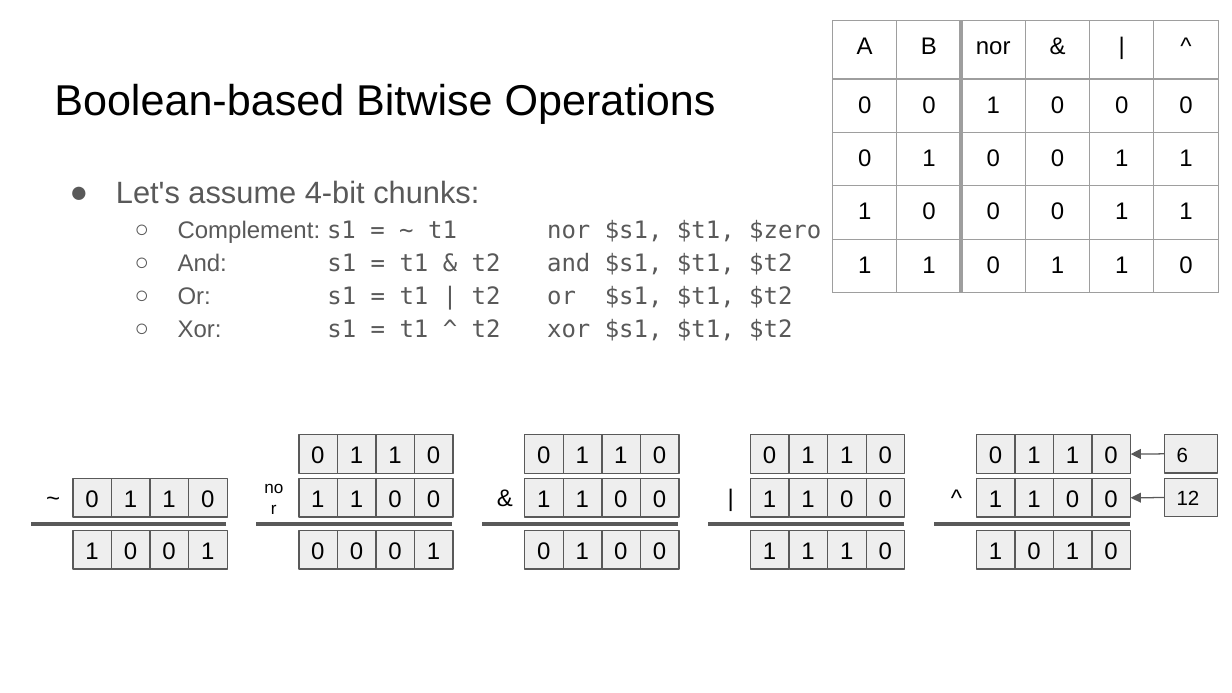
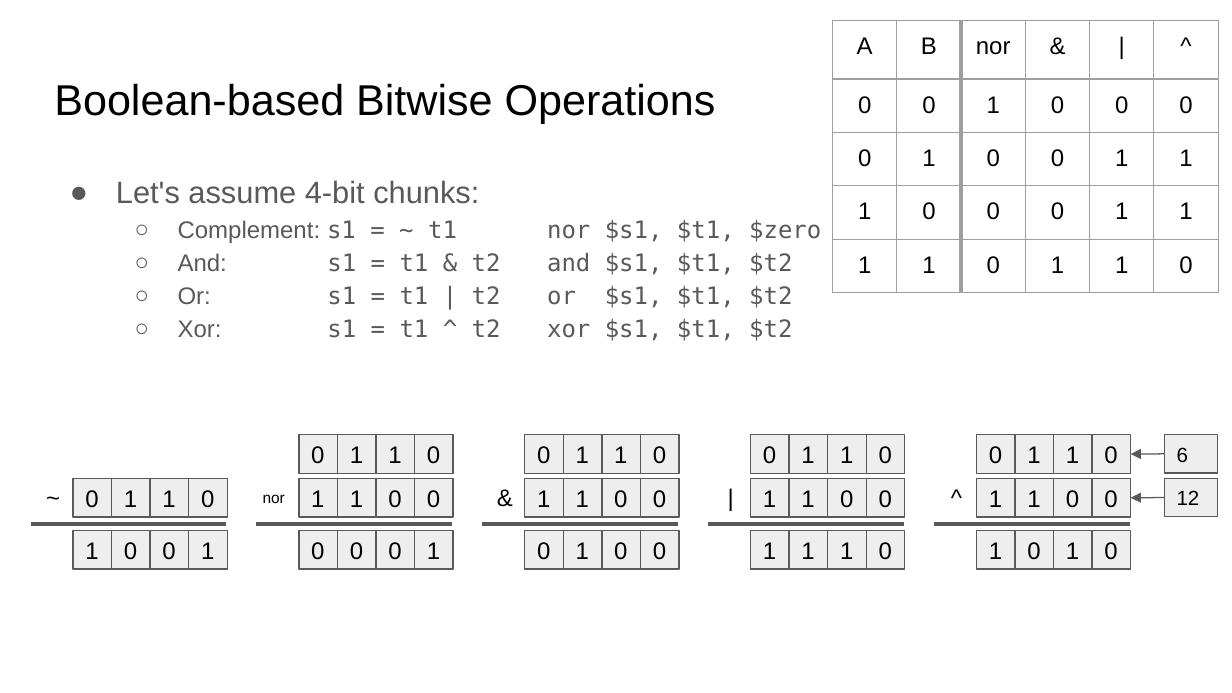
Before and after one commit to COMP122/comp122-s23, a slide deck: slide 2 of format-encodings/documents/ARCHIVE/bitwise-operations.pptx. Drawn at 1232x693 pixels with LibreOffice and Linux fonts; fonts in the diff are those of the drawing. Boxes give left, top, right and bottom in pixels: in the first picture for what was removed or moved away, otherwise in the second. Text is boxed around its words. In the diff, an @@ line names an element or a change of style, - is before the commit and + after.

```diff
--- a/format-encodings/documents/ARCHIVE/bitwise-operations.pptx
+++ b/format-encodings/documents/ARCHIVE/bitwise-operations.pptx
@@ rectangle "nor" at [249, 476, 298, 520]: size 10 to 9 pt @@
```
Also in this commit, not shown: 3 other slides changed, 1 other file.
